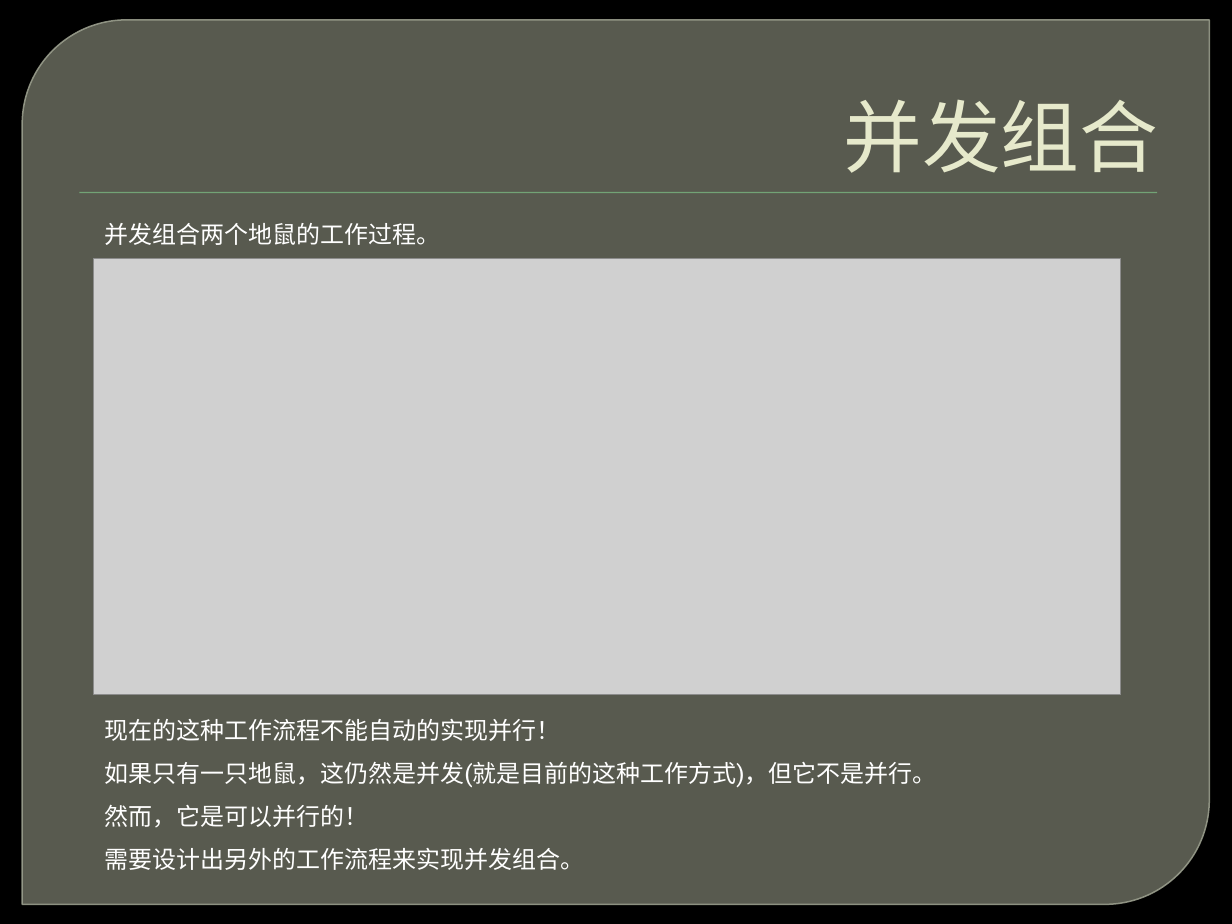
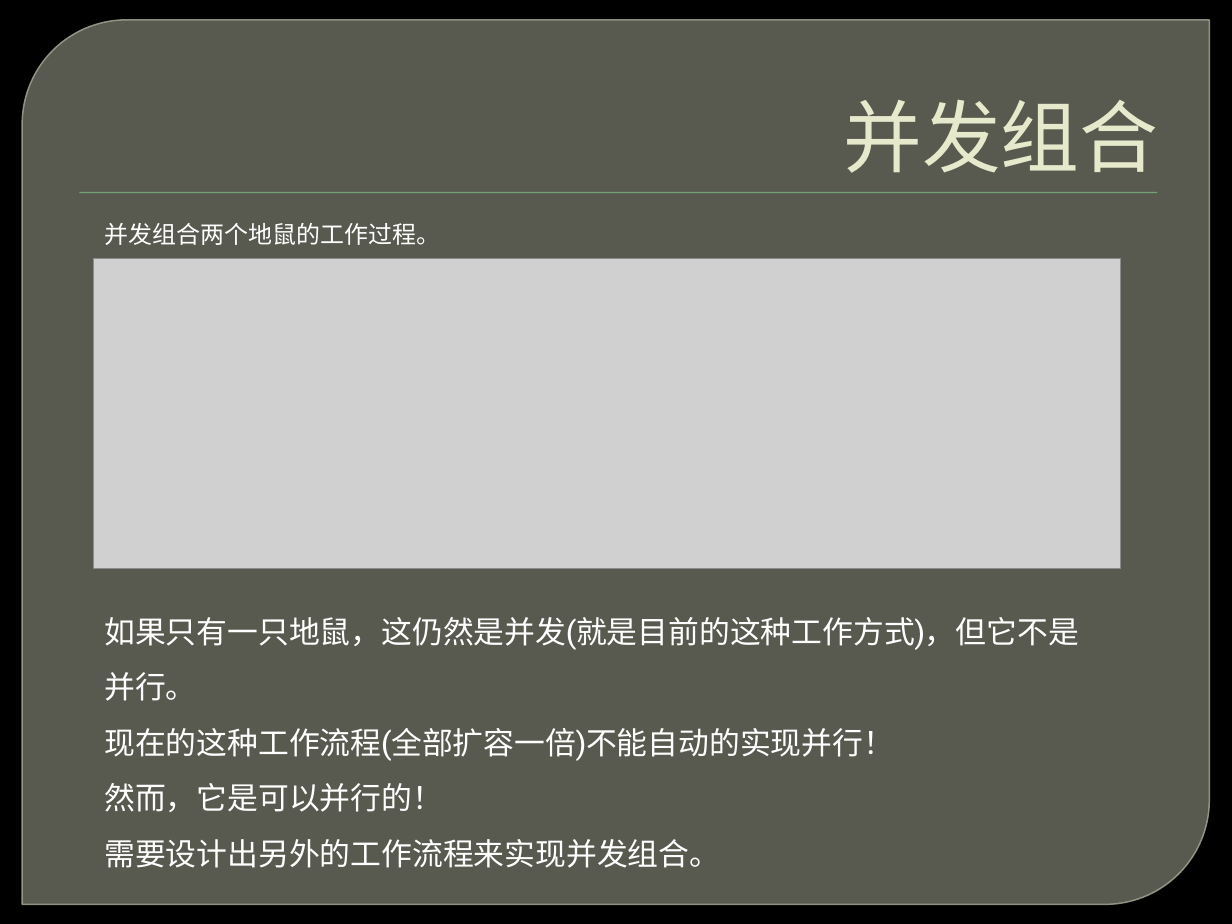
Before and after one commit to ghj1976/lecture, a slide deck: slide 20 of 并发不等于并行/并发不等于并行.pptx. Drawn at 1232x924 pixels with LibreOffice and Linux fonts; fonts in the diff are those of the drawing; grey boxes stand for pictures; background and template pictures are left out. Boxes give left, top, right and bottom in pixels: in the first picture for what was removed or moved away, otherwise in the second. Text is boxed around its words. In the diff, an @@ line names an element or a change of style, - is before the commit and + after.

Commit message:
注释并发ppt内容

```diff
--- a/并发不等于并行/并发不等于并行.pptx
+++ b/并发不等于并行/并发不等于并行.pptx
@@ picture resized from (x1=94, y1=259, x2=1120, y2=695) to (x1=94, y1=259, x2=1120, y2=569) @@
@@ text "如果只有一只地鼠，这仍然是并发(就是目前的这种工作方式)，但它不是并行。" moved from (x1=104, y1=719, x2=936, y2=870) to (x1=104, y1=617, x2=1079, y2=868) @@
@@ text at (x1=104, y1=617, x2=1079, y2=868): size 14 to 18 pt in "如果只有一只地鼠，这仍然是并发(就是目前的这种工作方式)，但它不是并行。", "然而，它是可以并行的！", "需要设计出另外的工作流程来实现并发组合。" @@
@@ text at (x1=104, y1=719, x2=560, y2=741): paragraph removed @@
-现在的这种工作流程不能自动的实现并行！
@@ text at (x1=104, y1=728, x2=894, y2=761): paragraph added @@
+现在的这种工作流程(全部扩容一倍)不能自动的实现并行！
```
Also in this commit, not shown: 10 other slides changed.
